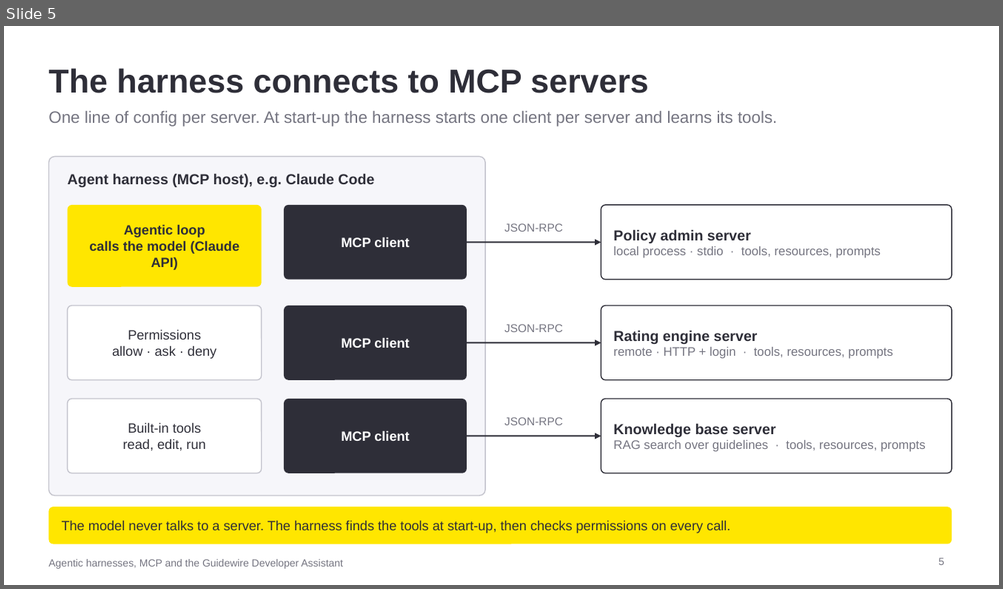
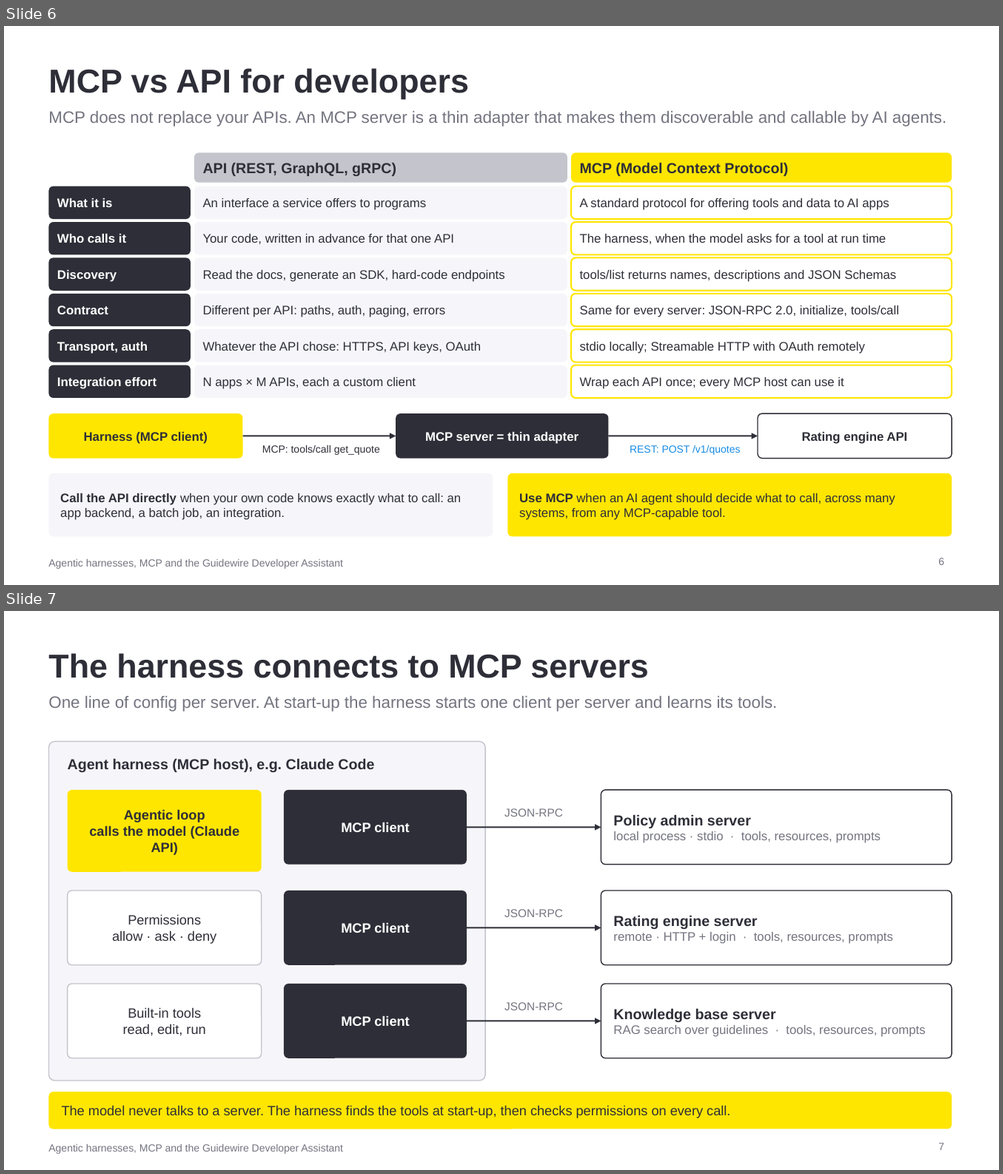
Before and after one commit to arunmp25/ai-training, a slide deck: presentations/agentic-harness-mcp-guidewire.pptx. Shown one above the other, each under a label of ours: slide 5 before the commit, slides 6 and 7 after it. The pictures are 1003x589 and 1003x1174 pixels, drawn with LibreOffice and Linux fonts; fonts in the diff are those of the drawing. Boxes give left, top, right and bottom in pixels: in the first picture for what was removed or moved away, otherwise in the second. Text is boxed around its words. In the diff, an @@ line names an element or a change of style, - is before the commit and + after.

```diff
--- a/presentations/agentic-harness-mcp-guidewire.pptx
+++ b/presentations/agentic-harness-mcp-guidewire.pptx
@@ slide 6 added at (x1=4, y1=26, x2=999, y2=585), background #FFFFFF; not listed: 1 template element that a slide beside it also shows @@
@@ title added at (x1=48, y1=68, x2=468, y2=99), 32 pt, text #2E2E38, bold @@
+MCP vs API for developers
@@ text added at (x1=48, y1=111, x2=946, y2=127), 16 pt, text #747480 @@
+MCP does not replace your APIs. An MCP server is a thin adapter that makes them discoverable and callable by AI agents.
@@ rounded rectangle added at (x1=194, y1=153, x2=567, y2=183), fill #C4C4CD, 14 pt, text #2E2E38, bold @@
+API (REST, GraphQL, gRPC)
@@ rounded rectangle added at (x1=571, y1=153, x2=951, y2=183), fill #FFE600, 14 pt, text #2E2E38, bold @@
+MCP (Model Context Protocol)
@@ rounded rectangle added at (x1=48, y1=187, x2=190, y2=219), fill #2E2E38, 12 pt, text #FFFFFF, bold @@
+What it is
@@ rounded rectangle added at (x1=194, y1=187, x2=567, y2=219), fill #F6F6FA, 12 pt, text #2E2E38 @@
+An interface a service offers to programs
@@ rounded rectangle added at (x1=571, y1=187, x2=951, y2=219), fill #FFFFFF, outline #FFE600 1.5 pt, 12 pt, text #2E2E38 @@
+A standard protocol for offering tools and data to AI apps
@@ rounded rectangle added at (x1=48, y1=222, x2=190, y2=255), fill #2E2E38, 12 pt, text #FFFFFF, bold @@
+Who calls it
@@ rounded rectangle added at (x1=194, y1=222, x2=567, y2=255), fill #F6F6FA, 12 pt, text #2E2E38 @@
+Your code, written in advance for that one API
@@ rounded rectangle added at (x1=571, y1=222, x2=951, y2=255), fill #FFFFFF, outline #FFE600 1.5 pt, 12 pt, text #2E2E38 @@
+The harness, when the model asks for a tool at run time
@@ rounded rectangle added at (x1=48, y1=258, x2=190, y2=291), fill #2E2E38, 12 pt, text #FFFFFF, bold @@
+Discovery
@@ rounded rectangle added at (x1=194, y1=258, x2=567, y2=291), fill #F6F6FA, 12 pt, text #2E2E38 @@
+Read the docs, generate an SDK, hard-code endpoints
@@ rounded rectangle added at (x1=571, y1=258, x2=951, y2=291), fill #FFFFFF, outline #FFE600 1.5 pt, 12 pt, text #2E2E38 @@
+tools/list returns names, descriptions and JSON Schemas
@@ rounded rectangle added at (x1=48, y1=294, x2=190, y2=326), fill #2E2E38, 12 pt, text #FFFFFF, bold @@
+Contract
@@ rounded rectangle added at (x1=194, y1=294, x2=567, y2=326), fill #F6F6FA, 12 pt, text #2E2E38 @@
+Different per API: paths, auth, paging, errors
@@ rounded rectangle added at (x1=571, y1=294, x2=951, y2=326), fill #FFFFFF, outline #FFE600 1.5 pt, 12 pt, text #2E2E38 @@
+Same for every server: JSON-RPC 2.0, initialize, tools/call
@@ rounded rectangle added at (x1=48, y1=329, x2=190, y2=363), fill #2E2E38, 12 pt, text #FFFFFF, bold @@
+Transport, auth
@@ rounded rectangle added at (x1=194, y1=329, x2=567, y2=363), fill #F6F6FA, 12 pt, text #2E2E38 @@
+Whatever the API chose: HTTPS, API keys, OAuth
@@ rounded rectangle added at (x1=571, y1=329, x2=951, y2=363), fill #FFFFFF, outline #FFE600 1.5 pt, 12 pt, text #2E2E38 @@
+stdio locally; Streamable HTTP with OAuth remotely
@@ rounded rectangle added at (x1=48, y1=366, x2=190, y2=398), fill #2E2E38, 12 pt, text #FFFFFF, bold @@
+Integration effort
@@ rounded rectangle added at (x1=194, y1=366, x2=567, y2=398), fill #F6F6FA, 12 pt, text #2E2E38 @@
+N apps × M APIs, each a custom client
@@ rounded rectangle added at (x1=571, y1=366, x2=951, y2=398), fill #FFFFFF, outline #FFE600 1.5 pt, 12 pt, text #2E2E38 @@
+Wrap each API once; every MCP host can use it
@@ rounded rectangle added at (x1=48, y1=414, x2=243, y2=459), fill #FFE600, 12 pt, text #2E2E38, bold @@
+Harness (MCP client)
@@ rounded rectangle added at (x1=395, y1=414, x2=609, y2=459), fill #2E2E38, 12 pt, text #FFFFFF, bold @@
+MCP server = thin adapter
@@ rounded rectangle added at (x1=757, y1=414, x2=951, y2=459), fill #FFFFFF, outline #2E2E38 1 pt, 12 pt, text #2E2E38, bold @@
+Rating engine API
@@ arrow added from (243, 437) to (395, 437), #2E2E38 1.5 pt @@
@@ text added at (x1=262, y1=446, x2=380, y2=455), 10 pt, text #2E2E38 @@
+MCP: tools/call get_quote
@@ arrow added from (609, 437) to (757, 437), #2E2E38 1.5 pt @@
@@ text added at (x1=629, y1=446, x2=740, y2=455), 10 pt, text #188CE5 @@
+REST: POST /v1/quotes
@@ rounded rectangle added at (x1=48, y1=474, x2=492, y2=537), fill #F6F6FA, 12 pt, text #2E2E38 @@
+Call the API directly when your own code knows exactly what to call: an app backend, a batch job, an integration.
@@ rounded rectangle added at (x1=508, y1=474, x2=951, y2=537), fill #FFE600, 12 pt, text #2E2E38 @@
+Use MCP when an AI agent should decide what to call, across many systems, from any MCP-capable tool.
@@ page number added at (x1=938, y1=558, x2=944, y2=565), 10 pt, text #747480 @@
+6
@@ what was slide 5 is now slide 7 @@
@@ page number at (x1=938, y1=1143, x2=944, y2=1150): text changed @@
-5
+7
```
Also in this commit, not shown: 1 other slide added, 2 other files.
